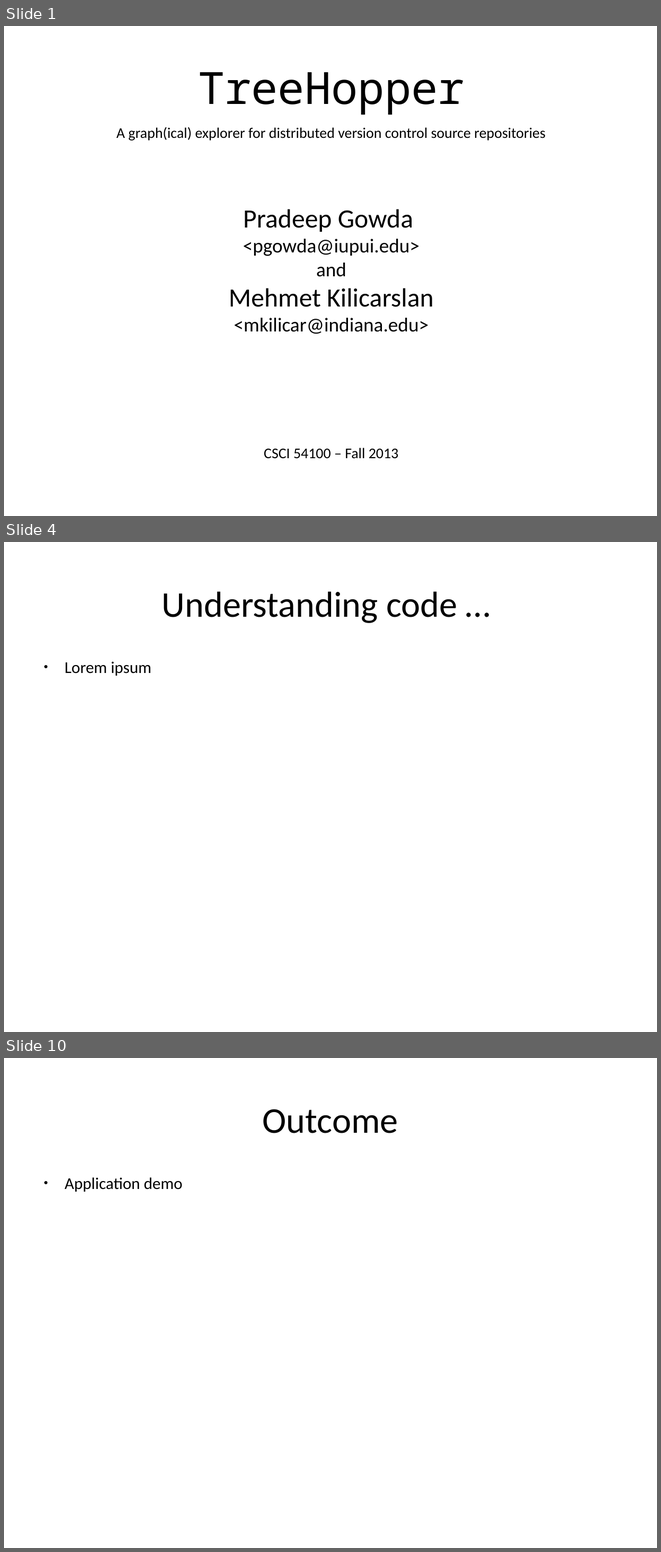
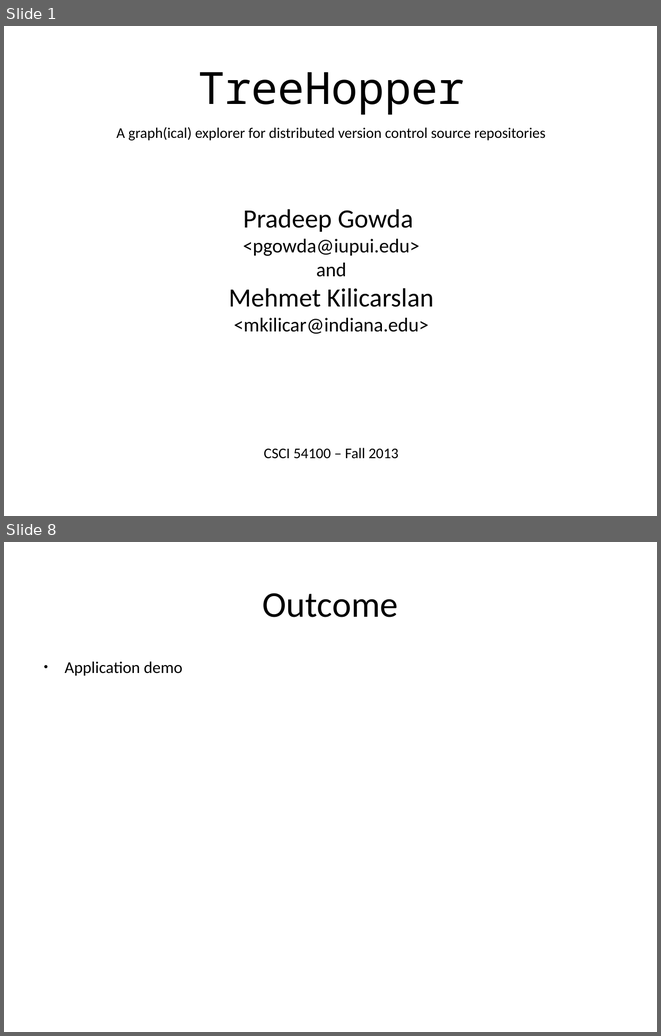
Before and after one commit to btbytes/treehopper, a slide deck: presentation/treehopper.odp. Shown one above the other, each under a label of ours: slides 1, 4 and 10 before the commit, slides 1 and 8 after it; the slides between them are not shown. The pictures are 661x1552 and 661x1036 pixels, drawn with LibreOffice and Linux fonts; fonts in the diff are those of the drawing. Boxes give left, top, right and bottom in pixels: in the first picture for what was removed or moved away, otherwise in the second. Text is boxed around its words. In the diff, an @@ line names an element or a change of style, - is before the commit and + after.

```diff
--- a/presentation/treehopper.odp
+++ b/presentation/treehopper.odp
@@ slide 4 removed at <box>4,542,657,1032</box>, background #FFFFFF @@
@@ title removed at <box>162,591,457,623</box> @@
-Understanding code …
@@ text removed at <box>64,661,152,676</box> @@
-● Lorem ipsum
@@ what was slide 10 is now slide 8 @@
```
Also in this commit, not shown: 3 slides changed, 4 slides added, 7 other slides removed, 2 other files.
